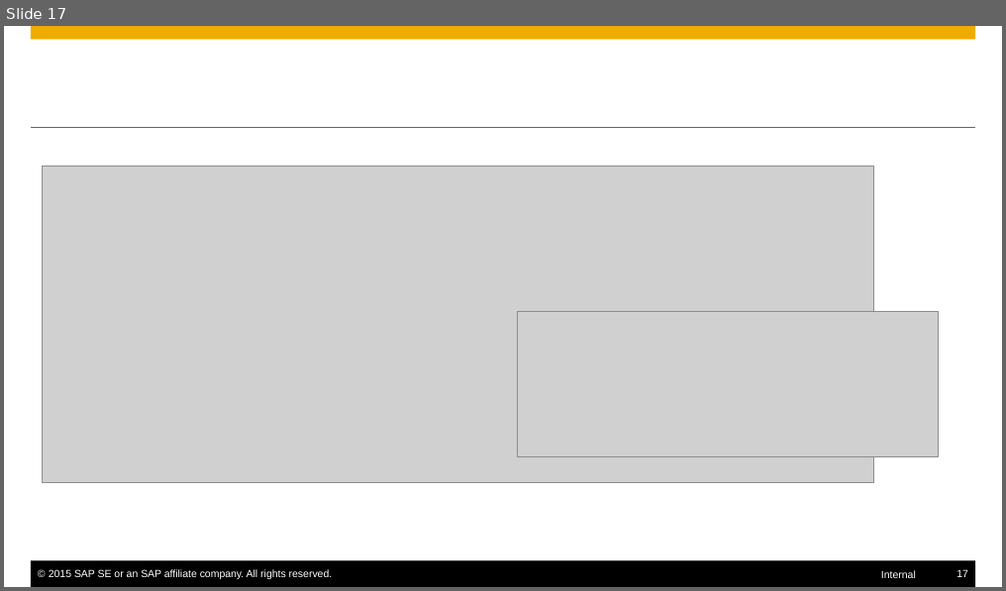
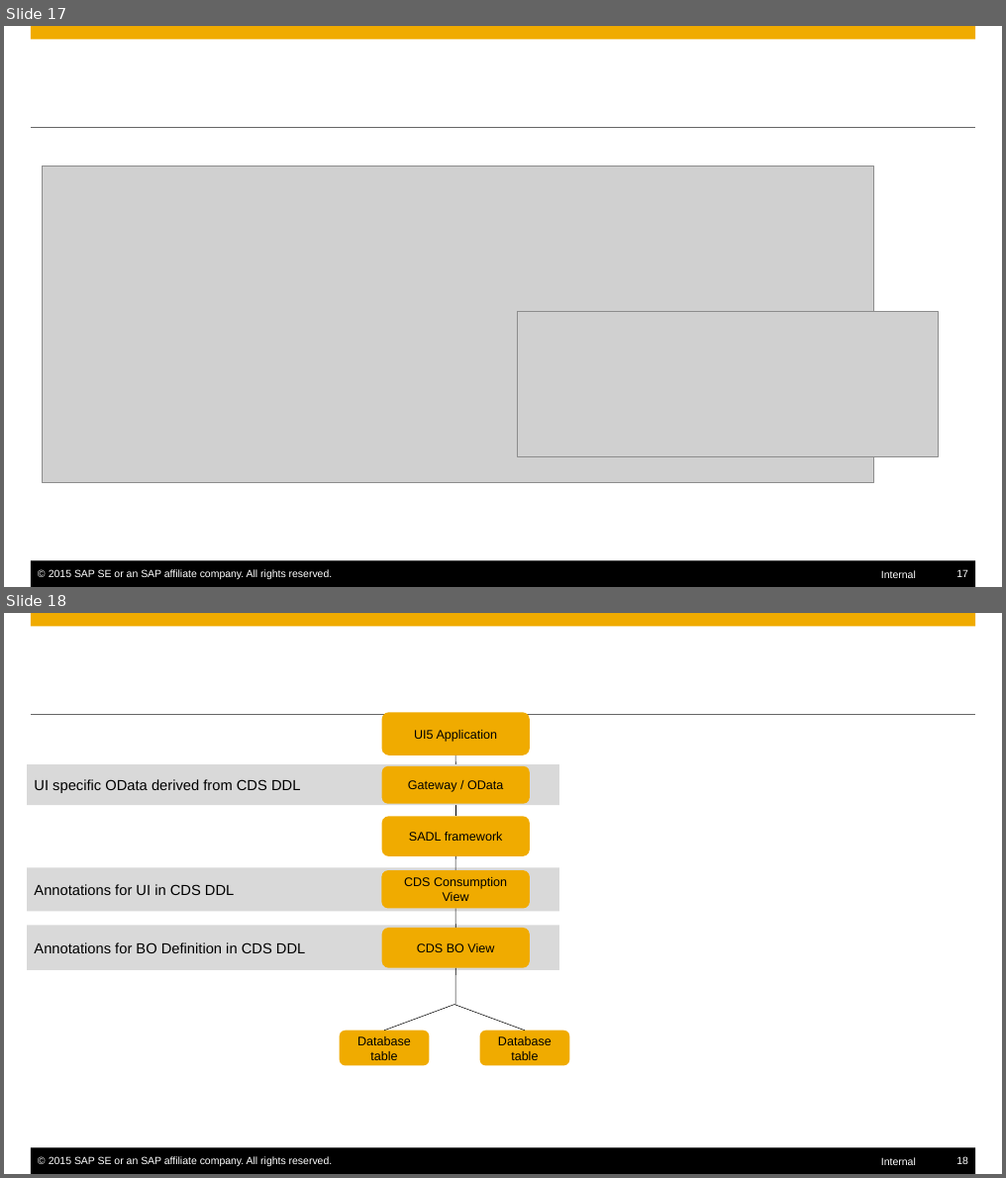
Before and after one commit to mxpang/jerryslide, a slide deck: 001_code_refact.pptx. Shown one above the other, each under a label of ours: slide 17 before the commit, slides 17 and 18 after it. The pictures are 1006x591 and 1006x1178 pixels, drawn with LibreOffice and Linux fonts; fonts in the diff are those of the drawing; grey boxes stand for pictures. Boxes give left, top, right and bottom in pixels: in the first picture for what was removed or moved away, otherwise in the second. Text is boxed around its words. In the diff, an @@ line names an element or a change of style, - is before the commit and + after.

```diff
--- a/001_code_refact.pptx
+++ b/001_code_refact.pptx
@@ slide 18 added at [4,613,1002,1174], background #FFFFFF; not listed: 6 template elements that a slide beside it also shows @@
@@ rounded rectangle added at [382,712,530,756], fill #F0AB00, 12 pt, text #000000 @@
+UI5 Application
@@ line added from (455, 756) to (455, 766), #000000 0.5 pt @@
@@ rectangle added at [27,764,558,805], fill #D9D9D9, 14 pt, text #000000 @@
+UI specific OData derived from CDS DDL
@@ rounded rectangle added at [382,766,529,804], fill #F0AB00, 12 pt, text #000000 @@
+Gateway / OData
@@ rounded rectangle added at [382,817,529,857], fill #F0AB00, 12 pt, text #000000 @@
+SADL framework
@@ line added from (455, 804) to (455, 817), #000000 0.5 pt @@
@@ rectangle added at [27,868,558,911], fill #D9D9D9, 14 pt, text #000000 @@
+Annotations for UI in CDS DDL
@@ rounded rectangle added at [382,870,530,908], fill #F0AB00, 12 pt, text #000000 @@
+CDS Consumption View
@@ line added from (455, 857) to (455, 870), #000000 0.5 pt @@
@@ line added from (455, 908) to (455, 928), #000000 0.5 pt @@
@@ rectangle added at [27,925,558,970], fill #D9D9D9, 14 pt, text #000000 @@
+Annotations for BO Definition in CDS DDL
@@ rounded rectangle added at [382,928,529,968], fill #F0AB00, 12 pt, text #000000 @@
+CDS BO View
@@ line added from (455, 968) to (455, 1004), #000000 0.5 pt @@
@@ line added from (454, 1004) to (384, 1031), #000000 0.5 pt @@
@@ line added from (454, 1004) to (525, 1031), #000000 0.5 pt @@
@@ rounded rectangle added at [340,1031,429,1065], fill #F0AB00, 12 pt, text #000000 @@
+Database table
@@ rounded rectangle added at [480,1031,569,1065], fill #F0AB00, 12 pt, text #000000 @@
+Database table
```
Also in this commit, not shown: 1 other slide added, 1 other file.
